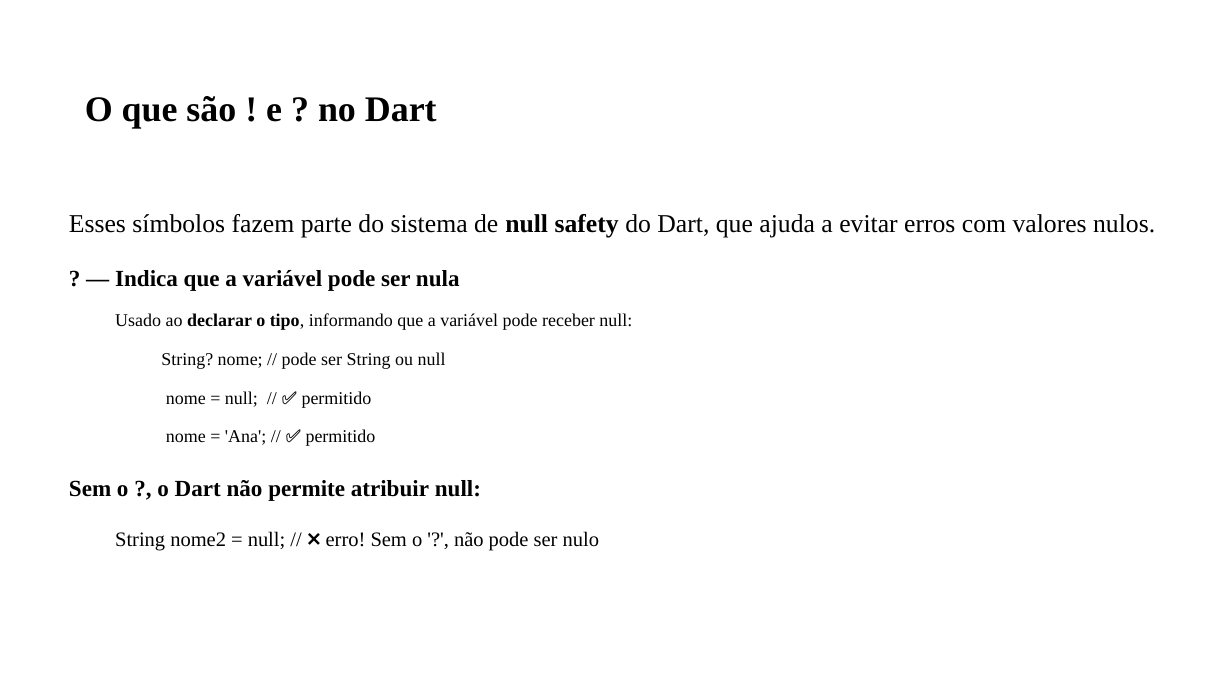
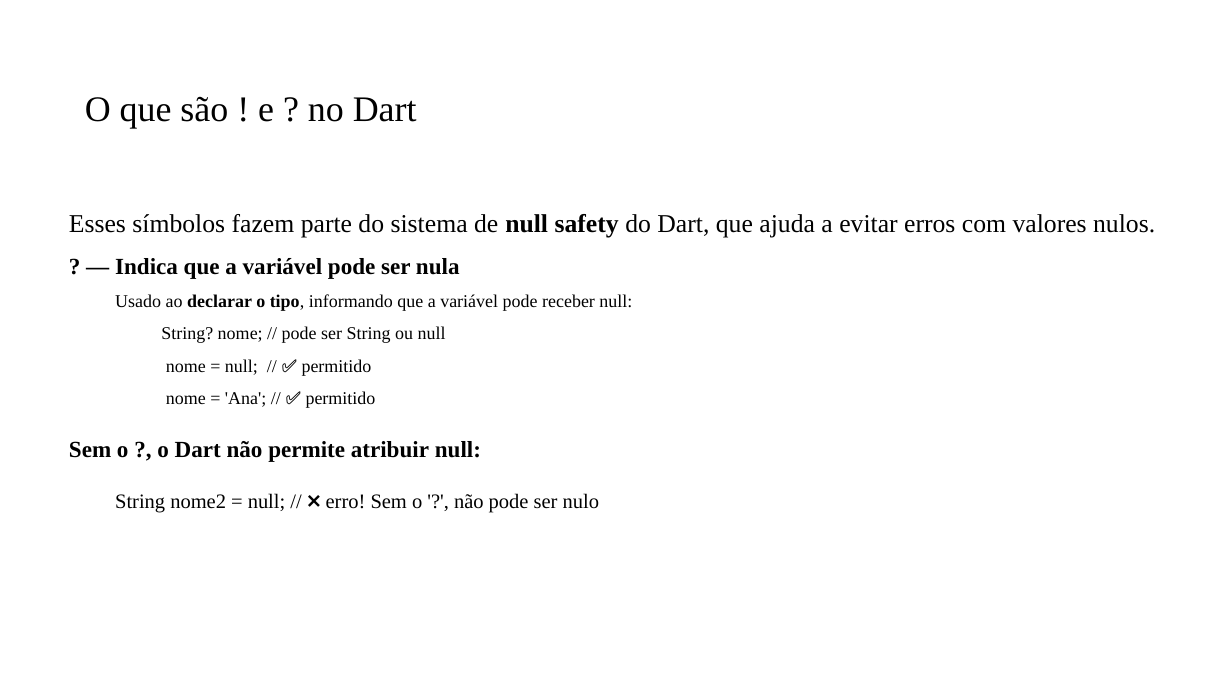
Before and after one commit to PedroMiho/UMC, a slide deck: slide 24 of Desenvolvimento de Aplicações/Pedro/Aula 01 - Criando Projeto Dart/Aula Inaugural.pptx (slide 23 before the commit). Drawn at 1232x693 pixels with LibreOffice and Linux fonts; fonts in the diff are those of the drawing; background and template pictures are left out. Boxes give left, top, right and bottom in pixels: in the first picture for what was removed or moved away, otherwise in the second. Text is boxed around its words. In the diff, an @@ line names an element or a change of style, - is before the commit and + after.

```diff
--- a/Desenvolvimento de Aplicações/Pedro/Aula 01 - Criando Projeto Dart/Aula Inaugural.pptx
+++ b/Desenvolvimento de Aplicações/Pedro/Aula 01 - Criando Projeto Dart/Aula Inaugural.pptx
@@ title "O que são ! e ..." at [85, 96, 417, 129]: bold off @@
@@ text at [69, 214, 1155, 408]: less space between paragraphs @@
```
Also in this commit, not shown: 19 other slides changed, 6 slides added, 1 other file.
